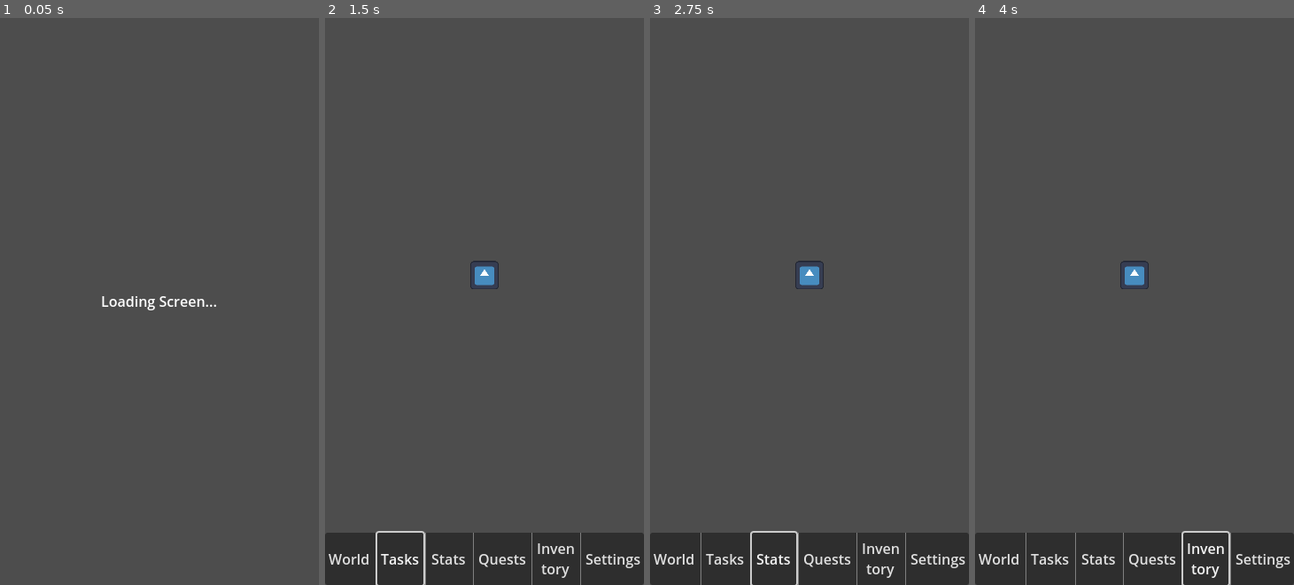
Above: before the commit, frames 1-4 (left to right).
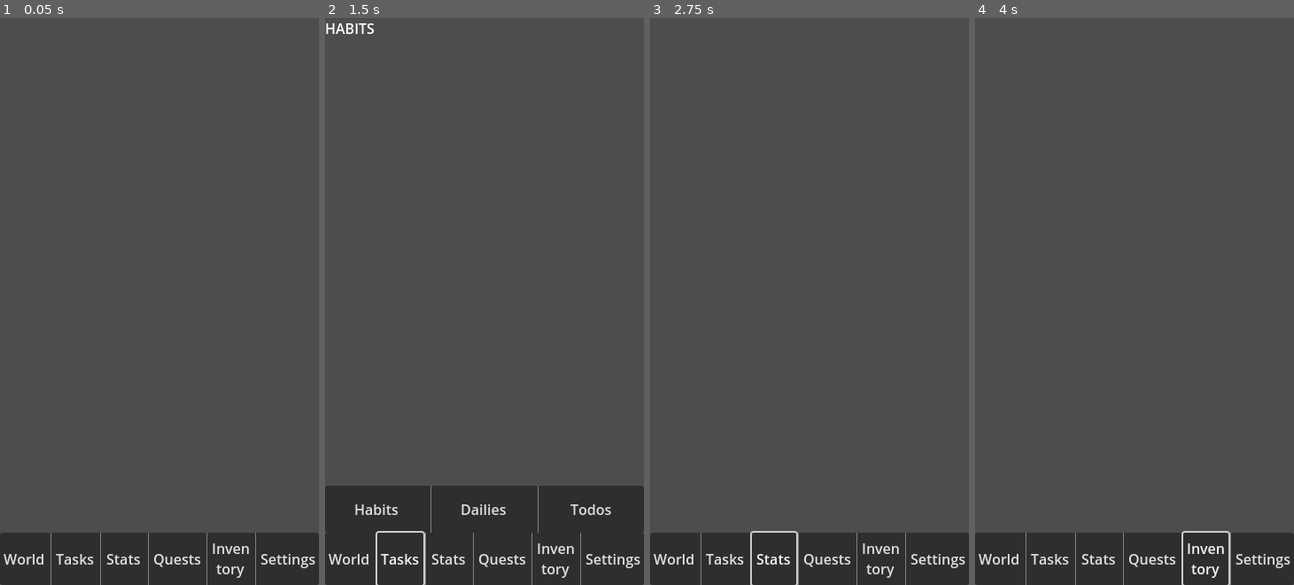
Above: after the commit, the same moments.

Repository: Knight-XAura/TaskRPG
Game: Godot game, scene res://game_loader/game_loader.tscn
Same seed, same stepped clock (60 frames per second), same inputs: the game is played once before the commit and once after it. The engine's default icon, where the game draws it, is replaced by a stand-in: a white triangle on a blue panel in a dark square.
Inputs:
- Up to frame 1 (0.05 s): no input
- Up to frame 2 (1.5 s): click "World" at 0.5 s; click "Tasks" at 1.25 s
- Up to frame 3 (2.75 s): click "Stats" at 2 s
- Up to frame 4 (4 s): click "Quests" at 2.75 s; click "Inven tory" at 3.5 s

The runs differ from the first frame. In frame 1, 9.4% of the frame differs, in the area x 0-100%, y 49-100%; in frame 2, 8.6%; in frame 3, 0.3%; in frame 4, 0.3%.
Error before the commit: Out of bounds get index '1' (on base: 'Array[PackedScene]') (res://game/game.gd:29)

Commit message:
saving and loading work

Diff:
--- a/game/game.gd
+++ b/game/game.gd
@@ -7,7 +7,7 @@
 @onready var current_tab: Control = world
 
 var current_tab_eid: MAIN_NAVIGATION_TABS = MAIN_NAVIGATION_TABS.WORLD
-var main_navigation_views: Array[PackedScene] = []
+var main_navigation_views: Array[Control] = []
 
 enum MAIN_NAVIGATION_TABS {
 	WORLD = 0,
@@ -19,19 +19,19 @@
 
 
 func _ready() -> void:
-	if not world.visible:
+	if world.visible == false:
 		world.visible = true
 
-# Signals disappeared on me again
+
 func _on_main_navigation_bar_pressed(tab_to_show_eid: int) -> void:
 	if current_tab_eid != tab_to_show_eid:
 		var tab_to_hide: Control = current_tab
 		var tab_to_show = main_navigation_views[tab_to_show_eid]
+		tab_to_show.show()
 		current_tab = tab_to_show
 		current_tab_eid = tab_to_show_eid as MAIN_NAVIGATION_TABS
-		tab_to_show.show()
 		tab_to_hide.hide()
 
 
-func _exit_tree() -> void:
-	pass # Save data to file
+func _on_view_child_entered_tree(child_view: Node) -> void:
+	main_navigation_views.append(child_view)
--- a/game/game.tscn
+++ b/game/game.tscn
@@ -100,6 +100,7 @@
 text = "Settings"
 flat = true
 
+[connection signal="child_entered_tree" from="View" to="." method="_on_view_child_entered_tree"]
 [connection signal="pressed" from="NavigationContainer/Navigation/World" to="." method="_on_main_navigation_bar_pressed" binds= [0]]
 [connection signal="pressed" from="NavigationContainer/Navigation/Tasks" to="." method="_on_main_navigation_bar_pressed" binds= [1]]
 [connection signal="pressed" from="NavigationContainer/Navigation/Stats" to="." method="_on_main_navigation_bar_pressed" binds= [2]]
--- a/game_loader/game_loader.gd
+++ b/game_loader/game_loader.gd
@@ -1,7 +1,6 @@
 extends Control
 
-
-var game_loaded_scene_counter: int = 0
+var loaded_scene_counter: int = 0
 var loading_node_parent: Node
 var game_loader_data: Dictionary = {
 	0: {
@@ -13,93 +12,101 @@
 	},
 	1: {
 		"Loaded": false,
-		"User Folder Path": "User Folder Path",
+		"User Save Path": "user://save/game/game.scn",
 		"Parent Node Path": "/root/Main/HUD",
 		"Scene": "res://game/game.tscn",
 		"Game Load Complete": false
 	},
 	2: {
 		"Loaded": false,
-		"User Folder Path": "User Folder Path",
+		"User Save Path": "user://save/world/world.scn",
 		"Parent Node Path": "/root/Main/HUD/Game/View/SVPContainer/SubViewport",
-		"Scene": "res://menu/world/world.tscn",
+		"Scene": "res://world/world.tscn",
 		"Game Load Complete": false
 	},
 	3: {
 		"Loaded": false,
-		"User Folder Path": "User Folder Path",
+		"User Save Path": "user://save/player/player.scn",
 		"Parent Node Path": "/root/Main/HUD/Game/View/SVPContainer/SubViewport/World",
 		"Scene": "res://player/player.tscn",
 		"Game Load Complete": false
 	},
 	4: {
 		"Loaded": false,
-		"User Folder Path": "User Folder Path",
+		"User Save Path": "user://save/menu/tasks/tasks.scn",
 		"Parent Node Path": "/root/Main/HUD/Game/View",
 		"Scene": "res://menu/tasks/tasks.tscn",
 		"Game Load Complete": false
 	},
 	5: {
 		"Loaded": false,
-		"User Folder Path": "User Folder Path",
+		"User Save Path": "user://save/menu/tasks/habits/habits.scn",
 		"Parent Node Path": "/root/Main/HUD/Game/View/Tasks/View/ViewContainer",
 		"Scene": "res://menu/tasks/habits/habits.tscn",
 		"Game Load Complete": false
 	},
 	6: {
 		"Loaded": false,
-		"User Folder Path": "User Folder Path",
+		"User Save Path": "user://save/menu/tasks/dailies/dailies.scn",
 		"Parent Node Path": "/root/Main/HUD/Game/View/Tasks/View/ViewContainer",
 		"Scene": "res://menu/tasks/dailies/dailies.tscn",
 		"Game Load Complete": false
 	},
 	7: {
 		"Loaded": false,
-		"User Folder Path": "User Folder Path",
+		"User Save Path": "user://save/menu/tasks/todos/todos.scn",
 		"Parent Node Path": "/root/Main/HUD/Game/View/Tasks/View/ViewContainer",
 		"Scene": "res://menu/tasks/todos/todos.tscn",
 		"Game Load Complete": false
 	},
 	8: {
 		"Loaded": false,
-		"User Folder Path": "User Folder Path",
+		"User Save Path": "user://save/menu/stats/stats.scn",
 		"Parent Node Path": "/root/Main/HUD/Game/View",
 		"Scene": "res://menu/stats/stats.tscn",
 		"Game Load Complete": false
 	},
 	9: {
 		"Loaded": false,
-		"User Folder Path": "User Folder Path",
+		"User Save Path": "user://save/menu/quests/quest.scn",
 		"Parent Node Path": "/root/Main/HUD/Game/View",
 		"Scene": "res://menu/quests/quests.tscn",
 		"Game Load Complete": false
 	},
 	10: {
 		"Loaded": false,
-		"User Folder Path": "User Folder Path",
+		"User Save Path": "user://save/menu/inventory/inventory.scn",
 		"Parent Node Path": "/root/Main/HUD/Game/View",
 		"Scene": "res://menu/inventory/inventory.tscn",
 		"Game Load Complete": false
 	},
 	11: {
 		"Loaded": false,
-		"User Folder Path": "User Folder Path",
+		"User Save Path": "user://save/menu/settings/settings.scn",
 		"Parent Node Path": "/root/Main/HUD/Game/View",
 		"Scene": "res://menu/settings/settings.tscn",
 		"Game Load Complete": true
 	}
 }
+var loader_enteries = game_loader_data.size()
+
 
 func _ready() -> void:
 	pass
 
 
 func _process(delta: float) -> void:
-	if game_loader_data[game_loaded_scene_counter]["Game Load Complete"] == false:
-		loading_node_parent = get_node(game_loader_data[game_loaded_scene_counter]["Parent Node Path"])
-		loading_node_parent.add_child(load(game_loader_data[game_loaded_scene_counter]["Scene"]).instantiate())
-		game_loader_data[game_loaded_scene_counter]["Loaded"] = true
-		game_loaded_scene_counter += 1
+	if loaded_scene_counter < loader_enteries:
+		if loaded_scene_counter > 0 and FileAccess.file_exists(game_loader_data[loaded_scene_counter]["User Save Path"]) == true:
+			loading_node_parent = get_node(game_loader_data[loaded_scene_counter]["Parent Node Path"])
+			loading_node_parent.add_child(load(game_loader_data[loaded_scene_counter]["User Save Path"]).instantiate())
+			game_loader_data[loaded_scene_counter]["Loaded"] = true
+			loaded_scene_counter += 1
+			return
+		loading_node_parent = get_node(game_loader_data[loaded_scene_counter]["Parent Node Path"])
+		loading_node_parent.add_child(load(game_loader_data[loaded_scene_counter]["Scene"]).instantiate())
+		game_loader_data[loaded_scene_counter]["Loaded"] = true
+		loaded_scene_counter += 1
 		return
 	queue_free()
 	get_parent().get_node("Main/HUD").show()
--- a/game_loader/game_loader.tscn
+++ b/game_loader/game_loader.tscn
@@ -2,7 +2,7 @@
 
 [ext_resource type="Script" path="res://game_loader/game_loader.gd" id="1_b736u"]
 
-[node name="game_loader" type="Control"]
+[node name="GameLoader" type="Control"]
 layout_mode = 3
 anchors_preset = 15
 anchor_right = 1.0
--- /dev/null
+++ b/game_saver/game_saver.gd
@@ -0,0 +1,105 @@
+extends Node
+
+
+# Need to find a way to keep lower level saved scenes out of the new scene
+
+
+var saving_node: Node
+var game_saver_data: Dictionary = {
+	0: {
+		"Saved": false,
+		"User Folder Path": "user://save/menu/settings/",
+		"Node Path": "/root/Main/HUD/Game/View/Settings",
+		"Scene": "user://save/menu/settings/settings.scn",
+		"Game Save Complete": false
+	},
+	1: {
+		"Saved": false,
+		"User Folder Path": "user://save/menu/inventory/",
+		"Node Path": "/root/Main/HUD/Game/View/Inventory",
+		"Scene": "user://save/menu/inventory/inventory.scn",
+		"Game Save Complete": false
+	},
+	2: {
+		"Saved": false,
+		"User Folder Path": "user://save/menu/quests/",
+		"Node Path": "/root/Main/HUD/Game/View/Quests",
+		"Scene": "user://save/menu/quests/quests.scn",
+		"Game Save Complete": false
+	},
+	3: {
+		"Saved": false,
+		"User Folder Path": "user://save/menu/stats/",
+		"Node Path": "/root/Main/HUD/Game/View/Stats",
+		"Scene": "user://save/menu/stats/stats.scn",
+		"Game Save Complete": false
+	},
+	4: {
+		"Saved": false,
+		"User Folder Path": "user://save/menu/tasks/todos/",
+		"Node Path": "/root/Main/HUD/Game/View/Tasks/View/ViewContainer/Todos",
+		"Scene": "user://save/menu/tasks/todos/todos.scn",
+		"Game Save Complete": false
+	},
+	5: {
+		"Saved": false,
+		"User Folder Path": "user://save/menu/tasks/dailies/",
+		"Node Path": "/root/Main/HUD/Game/View/Tasks/View/ViewContainer/Dailies",
+		"Scene": "user://save/menu/tasks/dailies/dailies.scn",
+		"Game Save Complete": false
+	},
+	6: {
+		"Saved": false,
+		"User Folder Path": "user://save/menu/tasks/habits/",
+		"Node Path": "/root/Main/HUD/Game/View/Tasks/View/ViewContainer/Habits",
+		"Scene": "user://save/menu/tasks/habits/habits.scn",
+		"Game Save Complete": false
+	},
+	7: {
+		"Saved": false,
+		"User Folder Path": "user://save/menu/tasks/",
+		"Node Path": "/root/Main/HUD/Game/View/Tasks",
+		"Scene": "user://save/menu/tasks/tasks.scn",
+		"Game Save Complete": false
+	},
+	8: {
+		"Saved": false,
+		"User Folder Path": "user://save/player/",
+		"Node Path": "/root/Main/HUD/Game/View/SVPContainer/SubViewport/World/Player",
+		"Scene": "user://save/player/player.scn",
+		"Game Save Complete": false
+	},
+	9: {
+		"Saved": false,
+		"User Folder Path": "user://save/world/",
+		"Node Path": "/root/Main/HUD/Game/View/SVPContainer/SubViewport/World",
+		"Scene": "user://save/world/world.scn",
+		"Game Save Complete": false
+	},
+	10: {
+		"Saved": false,
+		"User Folder Path": "user://save/game/",
+		"Node Path": "/root/Main/HUD/Game",
+		"Scene": "user://save/game/game.scn",
+		"Game Save Complete": true
+	},
+}
+
+
+func _ready() -> void:
+	for saved_scene_counter in game_saver_data.size():
+		if FileAccess.file_exists(game_saver_data[saved_scene_counter]["User Folder Path"]) == false:
+			DirAccess.make_dir_recursive_absolute(game_saver_data[saved_scene_counter]["User Folder Path"])
+		saving_node = get_node(game_saver_data[saved_scene_counter]["Node Path"])
+		get_children_recursively(saving_node)
+		var user_packed_scene: PackedScene = PackedScene.new()
+		user_packed_scene.pack(saving_node)
+		ResourceSaver.save(user_packed_scene, game_saver_data[saved_scene_counter]["Scene"])
+		game_saver_data[saved_scene_counter]["Saved"] = true
+		saving_node.queue_free()
+
+
+func get_children_recursively(parent: Node) -> void:
+	for node in parent.get_children():
+		get_children_recursively(node)
+		node.owner = saving_node
--- /dev/null
+++ b/game_saver/game_saver.tscn
@@ -0,0 +1,6 @@
+[gd_scene load_steps=2 format=3 uid="uid://b8aufkomuw7ft"]
+
+[ext_resource type="Script" path="res://game_saver/game_saver.gd" id="1_yep0x"]
+
+[node name="GameSaver" type="Node"]
+script = ExtResource("1_yep0x")
--- a/main.gd
+++ b/main.gd
@@ -9,5 +9,7 @@
 	pass
 
 
-func _exit_tree() -> void:
-	print("I'M EXITING")
+func _notification(what) -> void:
+	match what:
+		NOTIFICATION_WM_CLOSE_REQUEST, NOTIFICATION_WM_GO_BACK_REQUEST:
+			add_sibling(load("res://game_saver/game_saver.tscn").instantiate())
--- a/main.tscn
+++ b/main.tscn
@@ -6,4 +6,3 @@
 script = ExtResource("1_8c7xw")
 
 [node name="HUD" type="CanvasLayer" parent="."]
-visible = false
--- a/menu/inventory/inventory.gd
+++ b/menu/inventory/inventory.gd
@@ -1,11 +1,10 @@
 extends Control
 
 
-# Called when the node enters the scene tree for the first time.
 func _ready() -> void:
-	pass # Replace with function body.
+	if visible:
+		visible = false
 
 
-# Called every frame. 'delta' is the elapsed time since the previous frame.
 func _process(delta: float) -> void:
 	pass
--- a/menu/quests/quests.gd
+++ b/menu/quests/quests.gd
@@ -1,11 +1,10 @@
 extends Control
 
 
-# Called when the node enters the scene tree for the first time.
 func _ready() -> void:
-	pass # Replace with function body.
+	if visible:
+		visible = false
 
 
-# Called every frame. 'delta' is the elapsed time since the previous frame.
 func _process(delta: float) -> void:
 	pass
--- a/menu/settings/settings.gd
+++ b/menu/settings/settings.gd
@@ -1,15 +1,10 @@
 extends Control
 
 
-# Called when the node enters the scene tree for the first time.
 func _ready() -> void:
-	pass # Replace with function body.
+	if visible:
+		visible = false
 
 
-# Called every frame. 'delta' is the elapsed time since the previous frame.
 func _process(delta: float) -> void:
 	pass
-
-
-func _exit_tree() -> void:
-	print("Settings OUT!")
--- a/menu/stats/stats.gd
+++ b/menu/stats/stats.gd
@@ -1,11 +1,10 @@
 extends Control
 
 
-# Called when the node enters the scene tree for the first time.
 func _ready() -> void:
-	pass # Replace with function body.
+	if visible:
+		visible = false
 
 
-# Called every frame. 'delta' is the elapsed time since the previous frame.
 func _process(delta: float) -> void:
 	pass
--- a/menu/tasks/dailies/dailies.gd
+++ b/menu/tasks/dailies/dailies.gd
@@ -1,11 +1,10 @@
 extends VBoxContainer
 
 
-# Called when the node enters the scene tree for the first time.
 func _ready() -> void:
-	pass # Replace with function body.
+	if visible:
+		visible = false
 
 
-# Called every frame. 'delta' is the elapsed time since the previous frame.
 func _process(delta: float) -> void:
 	pass
--- a/menu/tasks/habits/habits.gd
+++ b/menu/tasks/habits/habits.gd
@@ -1,11 +1,10 @@
 extends VBoxContainer
 
 
-# Called when the node enters the scene tree for the first time.
 func _ready() -> void:
-	pass # Replace with function body.
+	if not visible:
+		visible = true
 
 
-# Called every frame. 'delta' is the elapsed time since the previous frame.
 func _process(delta: float) -> void:
 	pass
--- a/menu/tasks/tasks.gd
+++ b/menu/tasks/tasks.gd
@@ -2,20 +2,10 @@
 
 
 @onready var task_view: ScrollContainer = $View as ScrollContainer
-@onready var task_views: Array[VBoxContainer] = [ # May resort to emit signal upon child ready and adding themself to this list
-	$View/ViewContainer/Habits,
-	$View/ViewContainer/Dailies,
-	$View/ViewContainer/Todos
-]
-@onready var current_tab: Control = task_views[TASK_NAVIGATION_TABS.HABITS] as Control # Again signals for visible tab to claim
-# To load the previous instances screen that was showing I may need to find a way to make these both dynamic at load time
-var current_tab_eid: TASK_NAVIGATION_TABS = TASK_NAVIGATION_TABS.HABITS # Same as above
 
-const TASK_SCENES: Array[PackedScene] = [
-	preload("res://menu/tasks/habits/habits.tscn"),
-	preload("res://menu/tasks/dailies/dailies.tscn"),
-	preload("res://menu/tasks/todos/todos.tscn")
-]
+var current_tab: Control
+var current_tab_eid: TASK_NAVIGATION_TABS = TASK_NAVIGATION_TABS.HABITS
+var task_views: Array[VBoxContainer] = []
 
 enum TASK_NAVIGATION_TABS {
 	HABITS = 0,
@@ -25,7 +15,8 @@
 
 
 func _ready() -> void:
-	pass
+	if visible:
+		visible = false
 
 
 func _on_task_navigation_bar_pressed(tab_to_show_eid: int) -> void:
@@ -35,20 +26,10 @@
 		tab_to_show.show()
 		current_tab = tab_to_show
 		current_tab_eid = tab_to_show_eid as TASK_NAVIGATION_TABS
-		#if tab_to_hide != null:
 		tab_to_hide.hide()
 
 
-func _exit_tree() -> void:
-	get_children_recursively(self)
-	var user_tasks_packed_scene: PackedScene = PackedScene.new()
-	user_tasks_packed_scene.pack(self)
-	if DirAccess.open("user://user_tasks") == null:
-		DirAccess.make_dir_absolute("user://user_tasks")
-	ResourceSaver.save(user_tasks_packed_scene, "user://user_tasks/user_tasks.scn")
-
-
-func get_children_recursively(parent: Node) -> void:
-	for node in parent.get_children():
-		get_children_recursively(node)
-		node.owner = self
+func _on_view_container_child_entered_tree(child_task: VBoxContainer) -> void:
+	if task_views.is_empty():
+		current_tab = child_task
+	task_views.append(child_task)
--- a/menu/tasks/tasks.tscn
+++ b/menu/tasks/tasks.tscn
@@ -59,6 +59,7 @@
 text = "Todos"
 flat = true
 
+[connection signal="child_entered_tree" from="View/ViewContainer" to="." method="_on_view_container_child_entered_tree"]
 [connection signal="pressed" from="NavigationContainer/Navigation/Habits" to="." method="_on_task_navigation_bar_pressed" binds= [0]]
 [connection signal="pressed" from="NavigationContainer/Navigation/Dailies" to="." method="_on_task_navigation_bar_pressed" binds= [1]]
 [connection signal="pressed" from="NavigationContainer/Navigation/Todos" to="." method="_on_task_navigation_bar_pressed" binds= [2]]
--- a/menu/tasks/todos/todos.gd
+++ b/menu/tasks/todos/todos.gd
@@ -1,11 +1,10 @@
 extends VBoxContainer
 
 
-# Called when the node enters the scene tree for the first time.
 func _ready() -> void:
-	pass # Replace with function body.
+	if visible:
+		visible = false
 
 
-# Called every frame. 'delta' is the elapsed time since the previous frame.
 func _process(delta: float) -> void:
 	pass
--- a/menu/world/world.tscn
+++ b/world/world.tscn
@@ -1,6 +1,6 @@
 [gd_scene load_steps=2 format=3 uid="uid://4vjtgr2ew5bi"]
 
-[ext_resource type="Script" path="res://menu/world/world.gd" id="1_76i81"]
+[ext_resource type="Script" path="res://world/world.gd" id="1_76i81"]
 
 [node name="World" type="Node2D"]
 script = ExtResource("1_76i81")
Renamed: menu/world/world.gd -> world/world.gd
